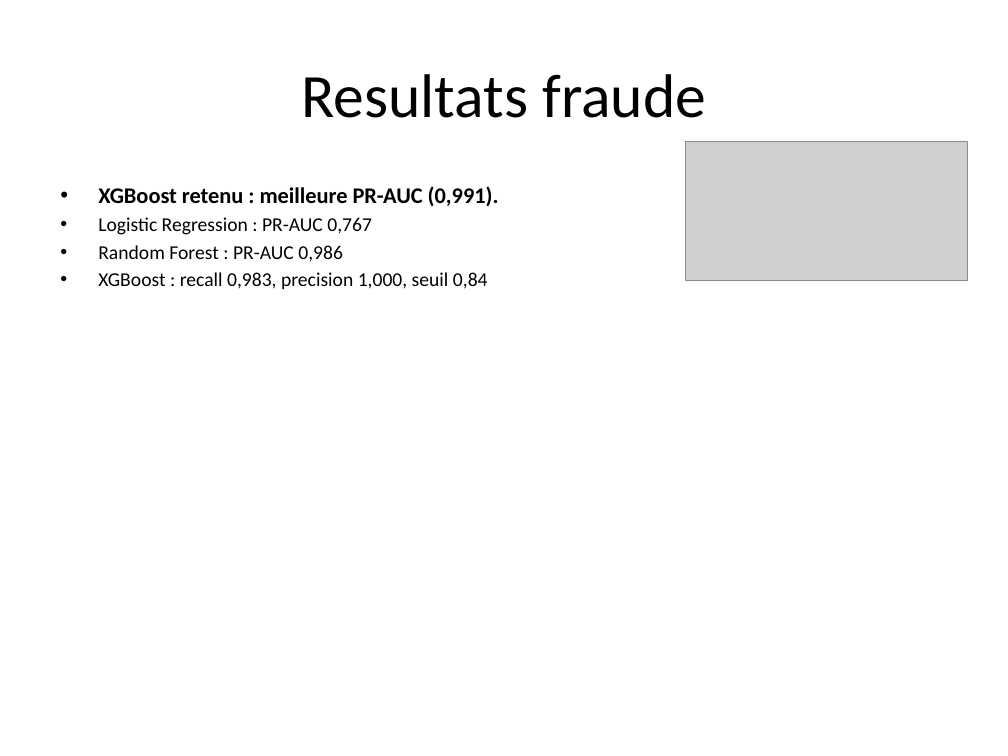
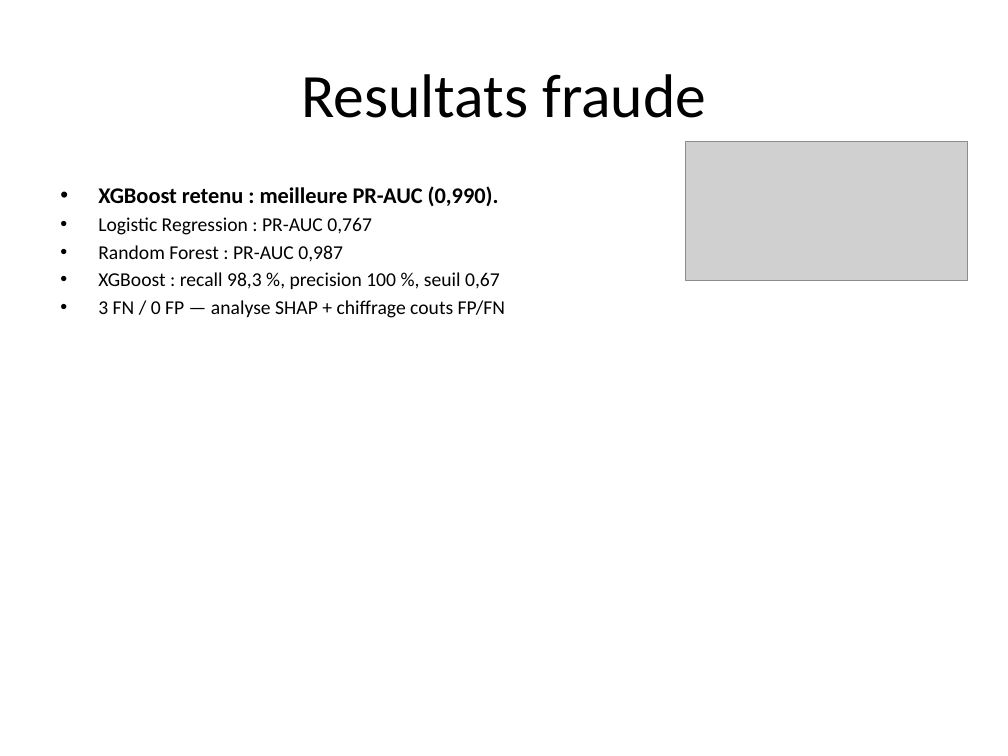
Before and after one commit to itsKokou/projet_ml, a slide deck: slide 7 of reports/presentation_finale.pptx. Drawn at 1008x756 pixels with LibreOffice and Linux fonts; fonts in the diff are those of the drawing; grey boxes stand for pictures. Boxes give left, top, right and bottom in pixels: in the first picture for what was removed or moved away, otherwise in the second. Text is boxed around its words. In the diff, an @@ line names an element or a change of style, - is before the commit and + after.

```diff
--- a/reports/presentation_finale.pptx
+++ b/reports/presentation_finale.pptx
@@ text at (98, 186, 499, 206): text changed @@
-• XGBoost retenu : meilleure PR-AUC (0,991).
+• XGBoost retenu : meilleure PR-AUC (0,990).
@@ text at (98, 245, 505, 318): text changed @@
-• Random Forest : PR-AUC 0,986
-• XGBoost : recall 0,983, precision 1,000, seuil 0,84
+• Random Forest : PR-AUC 0,987
+• XGBoost : recall 98,3 %, precision 100 %, seuil 0,67
+• 3 FN / 0 FP — analyse SHAP + chiffrage couts FP/FN
```
Also in this commit, not shown: 5 other slides changed, 51 other files.
